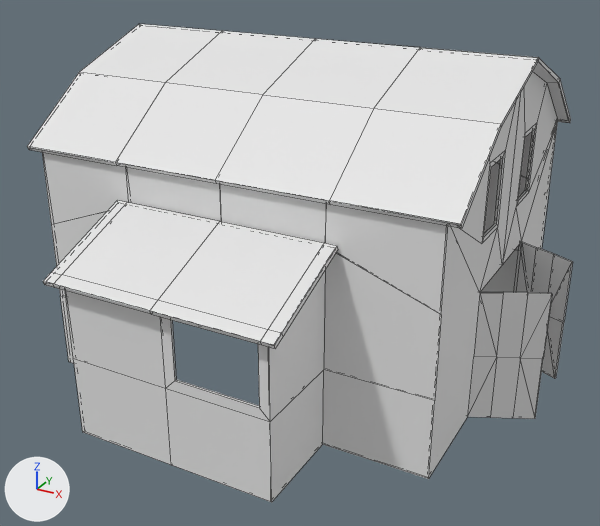
The FBX model Infected/Assets/Map Assets/Barn.fbx, before and after one commit.
The view is the same before and after, from a camera (50 mm lens) standing at (3.05, -8.52, 6.45) and looking at (-2.14, 0.93, 1.73). Lighting does not change. The marker at lower left points along +X, +Y and +Z. Mesh edges are drawn as thin lines. Vertices at the same position are counted once.
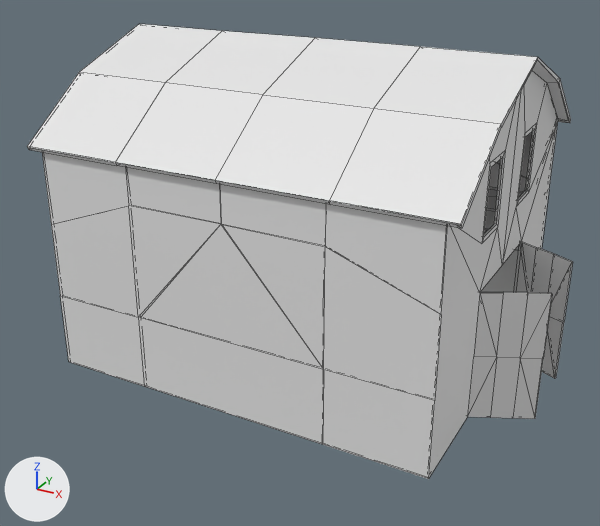
Patch to the scene script:
```diff
--- a/Infected/Assets/Map Assets/Barn.fbx.py
+++ b/Infected/Assets/Map Assets/Barn.fbx.py
@@ me_cube @@
 # used by ob_cube; location = (-2.13, 1.46, 0.25); rotation_euler = (1.571, 0.0, 0.0), in degrees (90, 0, 0); scale = (1.6, 1.6, 1.6)
-me_cube.from_pydata(...)  # 434 vertices, 452 faces; spans x -1.89..2.17, y 0.01..2.82, z -2.35..2.35
+me_cube.from_pydata(...)  # 998 vertices, 1012 faces; spans x -302.15..347.85, y 2.11..451.66, z -244.39..244.39
+# me_cube part 1: the loose piece of 216 vertices spanning x -1.89..2.17, y 0.01..2.82, z -0.01..2.35 is deleted
+# me_cube part 2: 2 vertices removed from x 1.67, y 2.16, z -0.65..0.65; 998 vertices added at x -302.15..347.85, y 2.11..451.66, z -244.39..244.39
 me_cube.materials.append(mat_material)
@@ ob_cube @@
 ob_cube.rotation_euler = (1.571, 0.0, 0.0)  # degrees (90, 0, 0)
-ob_cube.scale = (1.6, 1.6, 1.6)
+ob_cube.scale = (0.01, 0.01, 0.01)
```

Location of each change, (x1, y1, x2, y2) in pixels of the pictures (600 x 526 px):
'Cube', reshaped, rescaled
    before: (27, 24, 573, 502)
    after: (27, 24, 573, 479)
part 1 of me_cube, deleted
    before: (27, 24, 552, 502)
part 2 of me_cube, built on
    after: (41, 24, 562, 470)
